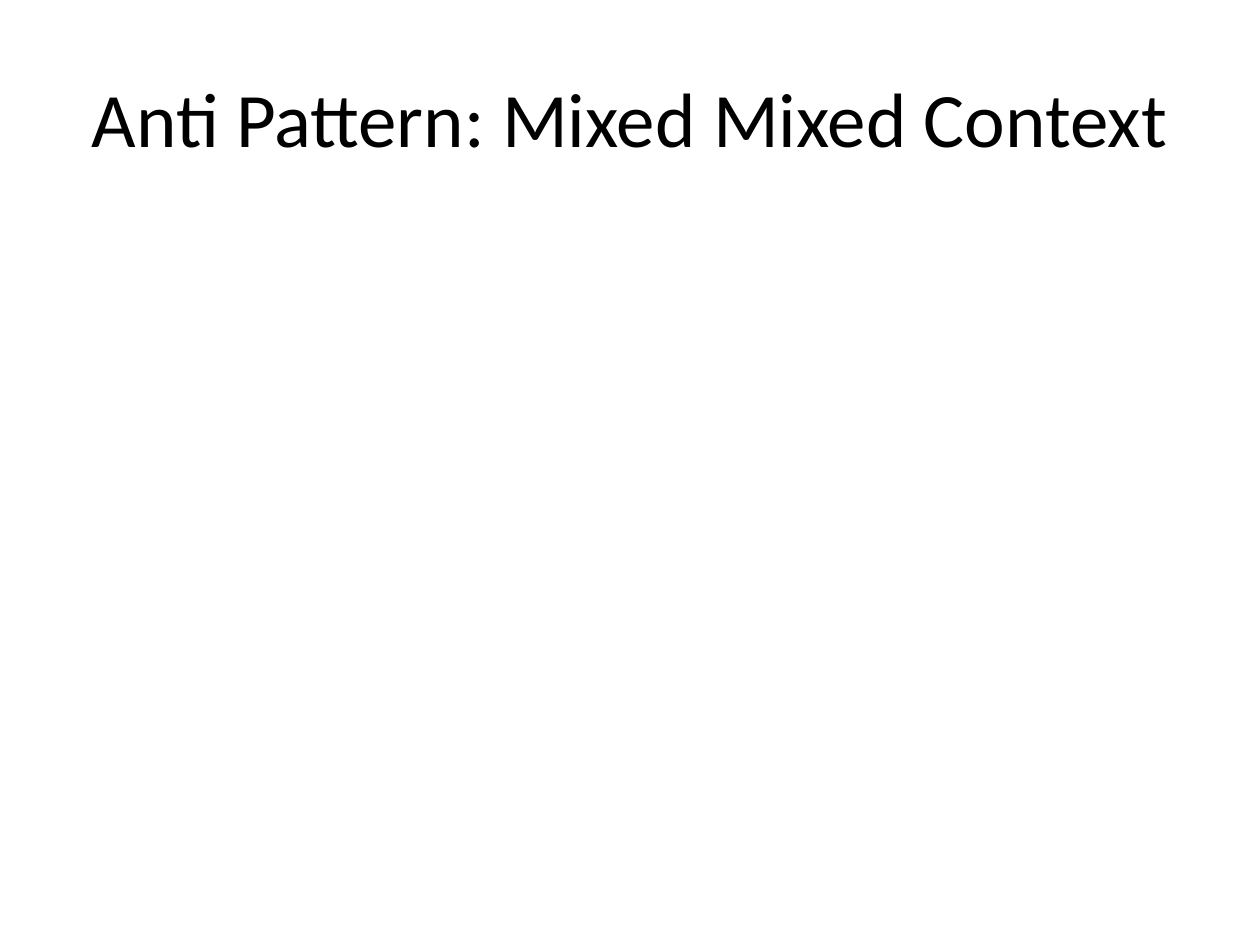
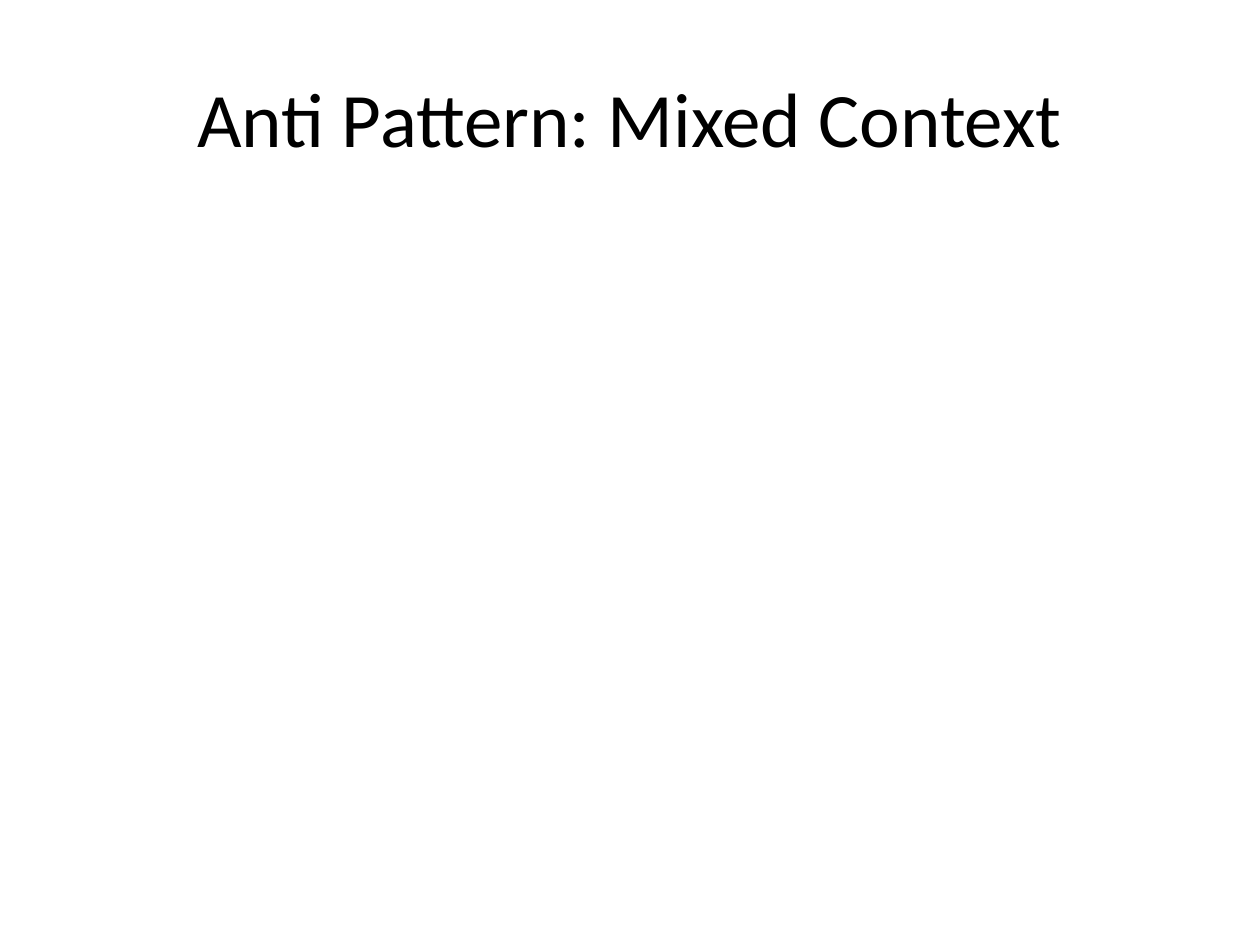
Before and after one commit to danielsomerfield/dev-nexus-presentation, a slide deck: slide 11 of deck/Dev Nexus Presentation.pptx. Drawn at 1260x945 pixels with LibreOffice and Linux fonts; fonts in the diff are those of the drawing. Boxes give left, top, right and bottom in pixels: in the first picture for what was removed or moved away, otherwise in the second. Text is boxed around its words. In the diff, an @@ line names an element or a change of style, - is before the commit and + after.

```diff
--- a/deck/Dev Nexus Presentation.pptx
+++ b/deck/Dev Nexus Presentation.pptx
@@ title at (x1=197, y1=93, x2=1062, y2=148): text changed @@
-Anti Pattern: Mixed Mixed Context
+Anti Pattern: Mixed Context
```
Also in this commit, not shown: 4 other slides changed, 4 slides added, 5 other files.
